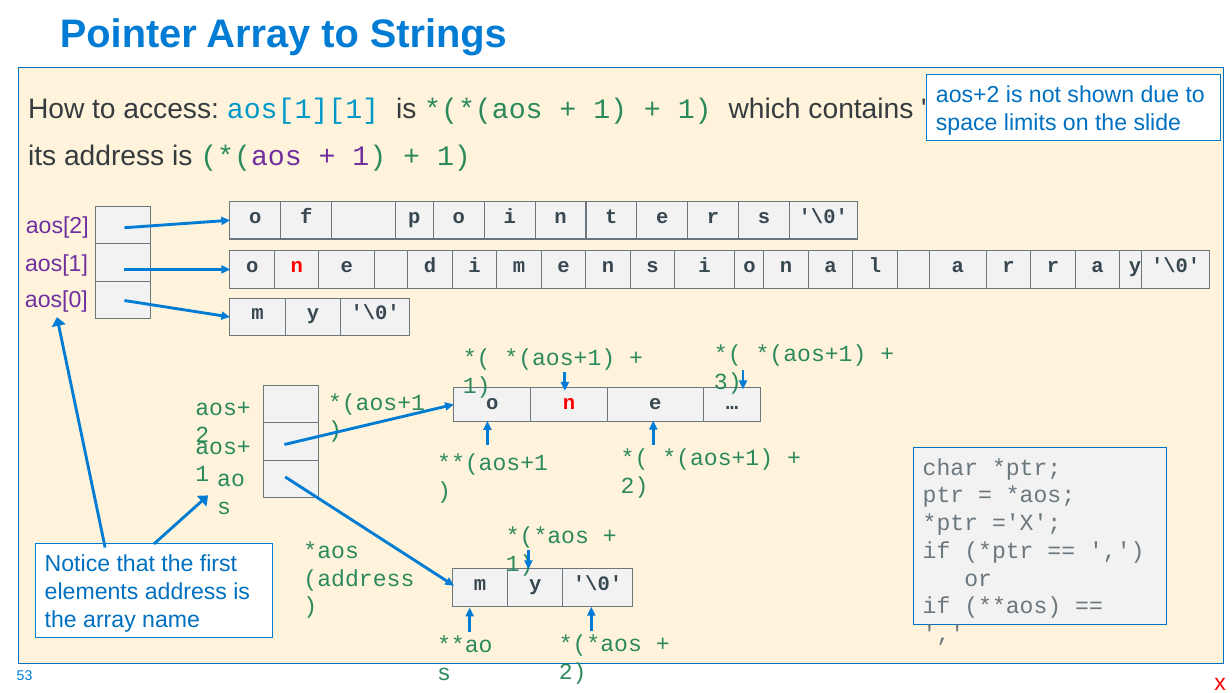
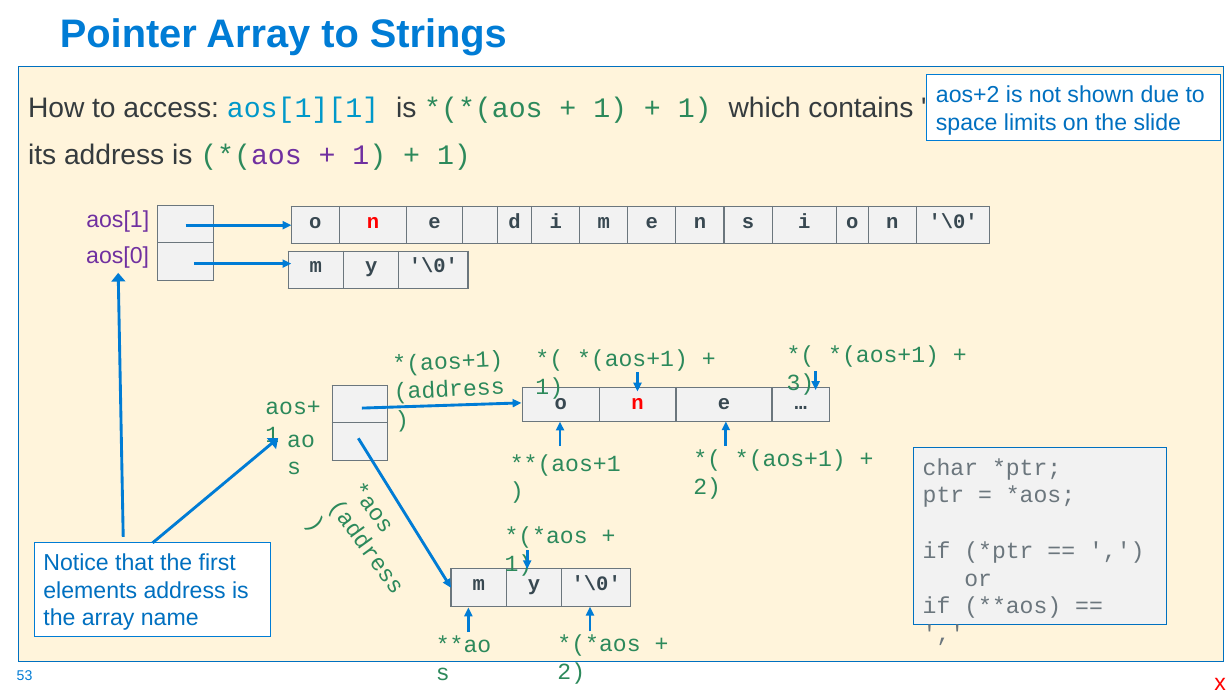
Before and after one commit to cse30-sp24/Muller-Slides, a slide deck: slide 53 of Lecture-6.pptx. Drawn at 1232x693 pixels with LibreOffice and Linux fonts; fonts in the diff are those of the drawing. Boxes give left, top, right and bottom in pixels: in the first picture for what was removed or moved away, otherwise in the second. Text is boxed around its words. In the diff, an @@ line names an element or a change of style, - is before the commit and + after.

```diff
--- a/Lecture-6.pptx
+++ b/Lecture-6.pptx
@@ table at <box>158,205,213,280</box> @@
-row 3: 
@@ table: place and size @@
-table at <box>95,206,151,319</box>
+table at <box>158,205,213,280</box>
@@ table removed at <box>230,201,857,276</box>, 1 rows, 12 columns @@
-o | f |  | p | o | i | n | t | e | r | s | '\0'
@@ table at <box>291,206,991,479</box> @@
-column 14: a
-column 15: l
-column 16: 
-column 17: a
-column 18: r
-column 19: r
-column 20: a
-column 21: y
@@ table: place and size @@
-table at <box>230,250,1207,685</box>
+table at <box>291,206,991,479</box>
@@ text removed at <box>26,216,89,238</box> @@
-aos[2]
@@ arrow removed from (125, 227) to (230, 220) @@
@@ 2 texts, 1 arrow: place and size @@
-2 texts, 1 arrow at <box>25,254,230,312</box>
+2 texts, 1 arrow at <box>86,210,291,268</box>
@@ arrow moved from (125, 300) - (230, 317) to (194, 263) - (291, 263) @@
@@ table: place and size @@
-table at <box>230,299,410,336</box>
+table at <box>288,251,469,289</box>
@@ arrow moved from (105, 548) - (57, 317) to (123, 537) - (118, 273) @@
@@ text "*(aos+1)": place and size @@
-text "*(aos+1)" at <box>328,393,425,417</box>
+text "*(aos+1)" at <box>393,352,505,405</box>
@@ text "*(aos+1)" at <box>393,352,505,405</box>: rotation 0 to 357 degrees @@
@@ text "aos+1" rewrapped from <box>195,437,250,481</box> to <box>265,400,320,449</box> @@
@@ table at <box>333,385,388,460</box> @@
-row 3: 
@@ table: place and size @@
-table at <box>263,385,319,498</box>
+table at <box>333,385,388,460</box>
@@ text at <box>394,379,505,405</box>: paragraph added @@
+(address)
@@ 3 texts, 3 arrows: place and size @@
-3 texts, 3 arrows at <box>437,349,773,498</box>
+3 texts, 3 arrows at <box>510,349,846,499</box>
@@ text removed at <box>195,401,250,450</box> @@
-aos+2
@@ arrow moved from (285, 445) - (454, 405) to (362, 409) - (521, 403) @@
@@ arrow moved from (154, 544) - (208, 495) to (152, 543) - (278, 438) @@
@@ text "aos": place and size @@
-text "aos" at <box>208,459,265,496</box>
+text "aos" at <box>278,420,335,457</box>
@@ arrow moved from (286, 477) - (454, 586) to (359, 438) - (451, 588) @@
@@ 1 table, 1 text, 1 arrow: place and size @@
-1 table, 1 text, 1 arrow at <box>454,345,867,445</box>
+1 table, 1 text, 1 arrow at <box>522,345,939,446</box>
@@ text "*aos": place and size @@
-text "*aos" at <box>303,541,414,591</box>
+text "*aos" at <box>314,467,446,614</box>
@@ text "*aos" at <box>314,467,446,614</box>: rotation 0 to 54 degrees @@
@@ text in rectangle at <box>923,513,1061,535</box>: paragraph removed @@
-*ptr ='X';
```
Also in this commit, not shown: 5 other slides changed, 2 other files.
